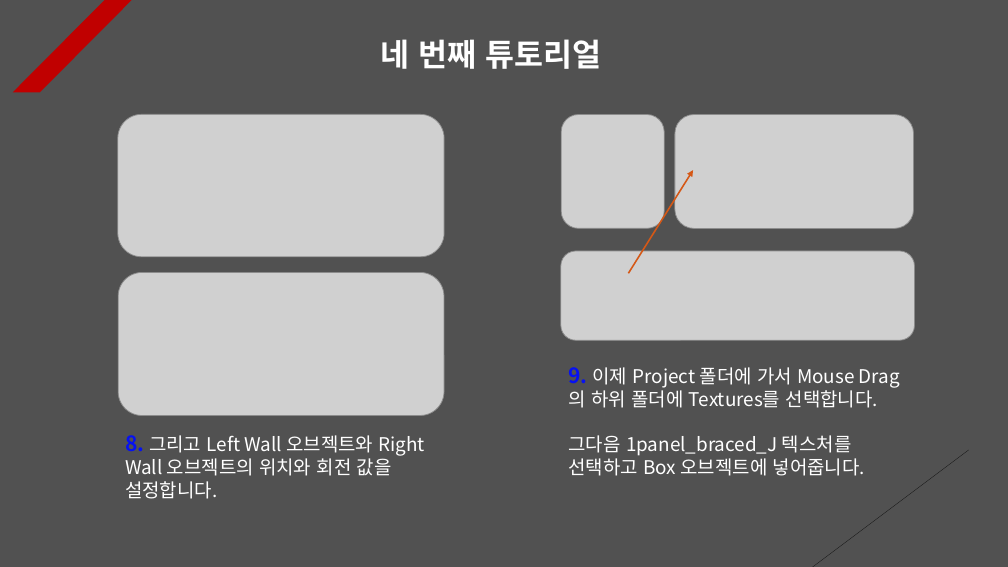
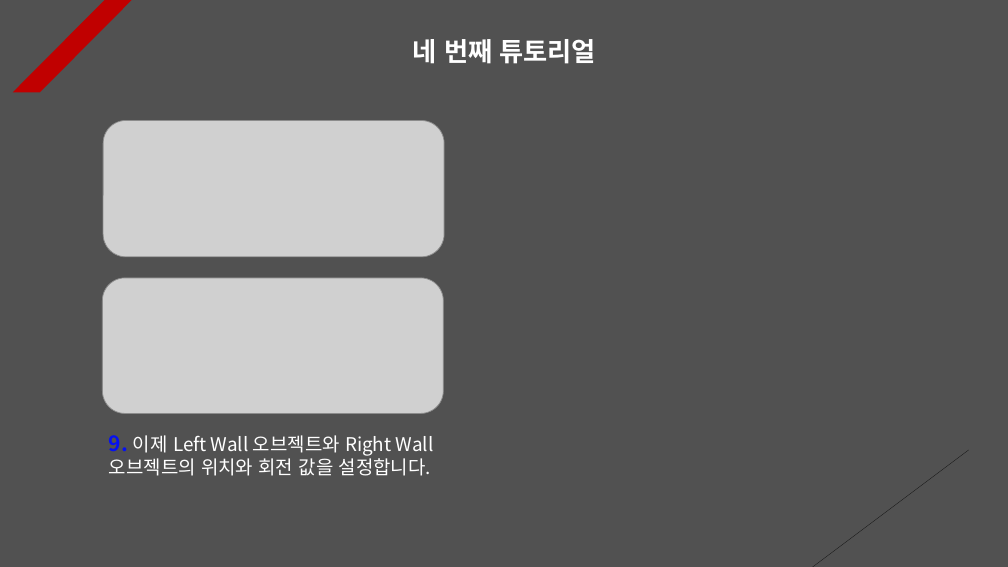
Before and after one commit to Unity2033/3D-UnityEngine, a slide deck: slide 4 of Assets/Class/Mouse Drag Function/PPT Data/Mouse Drag Example.pptx. Drawn at 1008x567 pixels with LibreOffice and Linux fonts; fonts in the diff are those of the drawing; grey boxes stand for pictures. Boxes give left, top, right and bottom in pixels: in the first picture for what was removed or moved away, otherwise in the second. Text is boxed around its words. In the diff, an @@ line names an element or a change of style, - is before the commit and + after.

```diff
--- a/Assets/Class/Mouse Drag Function/PPT Data/Mouse Drag Example.pptx
+++ b/Assets/Class/Mouse Drag Function/PPT Data/Mouse Drag Example.pptx
@@ text "네 번째 튜토리얼" at (x1=413, y1=39, x2=596, y2=64): size 30 to 25 pt; alignment left to centre @@
@@ picture removed at (x1=561, y1=115, x2=664, y2=229) @@
@@ picture removed at (x1=675, y1=115, x2=914, y2=229) @@
@@ picture resized from (x1=118, y1=114, x2=445, y2=256) to (x1=103, y1=120, x2=444, y2=256) @@
@@ arrow removed from (628, 274) to (693, 170) @@
@@ picture removed at (x1=561, y1=251, x2=915, y2=340) @@
@@ picture resized from (x1=118, y1=272, x2=444, y2=415) to (x1=102, y1=278, x2=443, y2=414) @@
@@ text removed at (x1=569, y1=367, x2=878, y2=476) @@
-9. 이제 Project 폴더에 가서 Mouse Drag의 하위 폴더에 Textures를 선택합니다.
-그다음 1panel_braced_J 텍스처를 선택하고 Box 오브젝트에 넣어줍니다.
@@ text at (x1=109, y1=435, x2=434, y2=476): text changed @@
-8. 그리고 Left Wall 오브젝트와 Right Wall 오브젝트의 위치와 회전 값을 설정합니다.
+9. 이제 Left Wall 오브젝트와 Right Wall 오브젝트의 위치와 회전 값을 설정합니다.
```
Also in this commit, not shown: 4 other slides changed, 44 other files.
